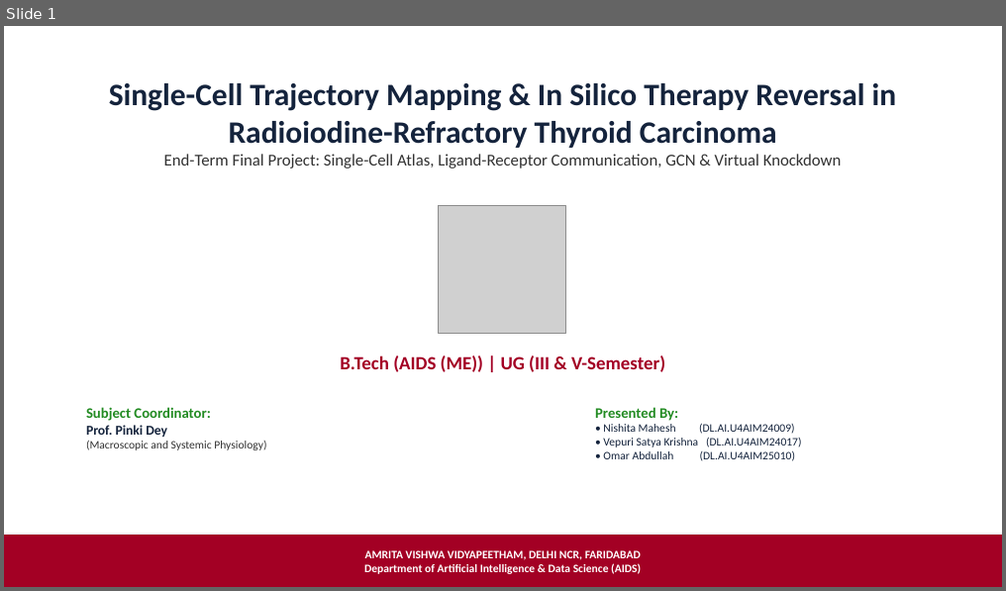
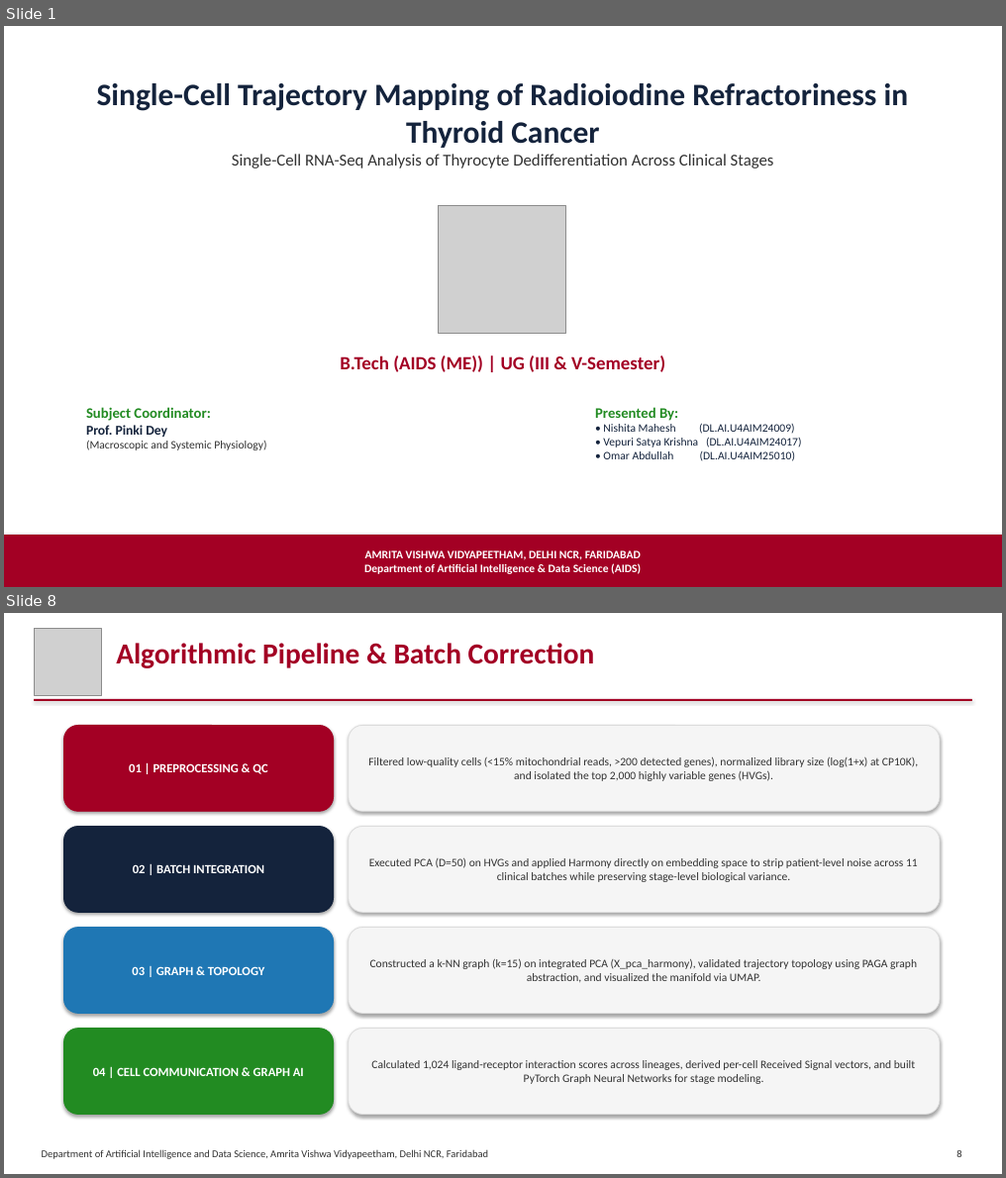
Before and after one commit to SatyaKrishna2811/thyroid_scRNA, a slide deck: Single-Cell Trajectory Mapping of Radioiodine Refractoriness in Thyroid Cancer_EndTerm.pptx. Shown one above the other, each under a label of ours: slide 1 before the commit, slides 1 and 8 after it; the slides between them are not shown. The pictures are 1006x591 and 1006x1178 pixels, drawn with LibreOffice and Linux fonts; fonts in the diff are those of the drawing; grey boxes stand for pictures. Boxes give left, top, right and bottom in pixels: in the first picture for what was removed or moved away, otherwise in the second. Text is boxed around its words. In the diff, an @@ line names an element or a change of style, - is before the commit and + after.

Commit message:
Update end-term PPTX to 21 slides: add missing objectives, pipeline, tools, dataset, and atlas annotation slides

```diff
--- a/Single-Cell Trajectory Mapping of Radioiodine Refractoriness in Thyroid Cancer_EndTerm.pptx
+++ b/Single-Cell Trajectory Mapping of Radioiodine Refractoriness in Thyroid Cancer_EndTerm.pptx
@@ slide 8 added at (4, 613, 1002, 1174), background #FFFFFF @@
@@ picture added at (34, 628, 101, 695) @@
@@ text added at (116, 643, 595, 668), 28 pt, text #A30024, bold @@
+Algorithmic Pipeline & Batch Correction
@@ rectangle added at (34, 699, 972, 700), fill #A30024, outline #A30024 0.75 pt @@
@@ rounded rectangle added at (63, 725, 334, 811), fill #A30024, outline #A30024 0.75 pt, 12 pt, text #FFFFFF, bold @@
+01 | PREPROCESSING & QC
@@ rounded rectangle added at (349, 725, 940, 811), fill #F5F5F5, outline #DCDCDC 0.75 pt, 11 pt, text #323232 @@
+Filtered low-quality cells (<15% mitochondrial reads, >200 detected genes), normalized library size (log(1+x) at CP10K), and isolated the top 2,000 highly variable genes (HVGs).
@@ rounded rectangle added at (63, 827, 334, 912), fill #14233C, outline #14233C 0.75 pt, 12 pt, text #FFFFFF, bold @@
+02 | BATCH INTEGRATION
@@ rounded rectangle added at (349, 827, 940, 912), fill #F5F5F5, outline #DCDCDC 0.75 pt, 11 pt, text #323232 @@
+Executed PCA (D=50) on HVGs and applied Harmony directly on embedding space to strip patient-level noise across 11 clinical batches while preserving stage-level biological variance.
@@ rounded rectangle added at (63, 928, 334, 1014), fill #1F77B4, outline #1F77B4 0.75 pt, 12 pt, text #FFFFFF, bold @@
+03 | GRAPH & TOPOLOGY
@@ rounded rectangle added at (349, 928, 940, 1014), fill #F5F5F5, outline #DCDCDC 0.75 pt, 11 pt, text #323232 @@
+Constructed a k-NN graph (k=15) on integrated PCA (X_pca_harmony), validated trajectory topology using PAGA graph abstraction, and visualized the manifold via UMAP.
@@ rounded rectangle added at (63, 1029, 334, 1115), fill #228B22, outline #228B22 0.75 pt, 12 pt, text #FFFFFF, bold @@
+04 | CELL COMMUNICATION & GRAPH AI
@@ rounded rectangle added at (349, 1029, 940, 1115), fill #F5F5F5, outline #DCDCDC 0.75 pt, 11 pt, text #323232 @@
+Calculated 1,024 ligand-receptor interaction scores across lineages, derived per-cell Received Signal vectors, and built PyTorch Graph Neural Networks for stage modeling.
@@ text added at (42, 1150, 488, 1159), 10 pt, text #323232 @@
+Department of Artificial Intelligence and Data Science, Amrita Vishwa Vidyapeetham, Delhi NCR, Faridabad
@@ text added at (956, 1151, 961, 1157), 10 pt, text #323232 @@
+8
@@ slide 1 changed as well @@
@@ text at (97, 83, 909, 169): text changed; size 30 to 16 pt; text colour #14233C to #323232; bold off @@
-Single-Cell Trajectory Mapping & In Silico Therapy Reversal in Radioiodine-Refractory Thyroid Carcinoma
-End-Term Final Project: Single-Cell Atlas, Ligand-Receptor Communication, GCN & Virtual Knockdown
+Single-Cell Trajectory Mapping of Radioiodine Refractoriness in Thyroid Cancer
+Single-Cell RNA-Seq Analysis of Thyrocyte Dedifferentiation Across Clinical Stages
```
Also in this commit, not shown: 14 other slides changed, 4 other slides added.
